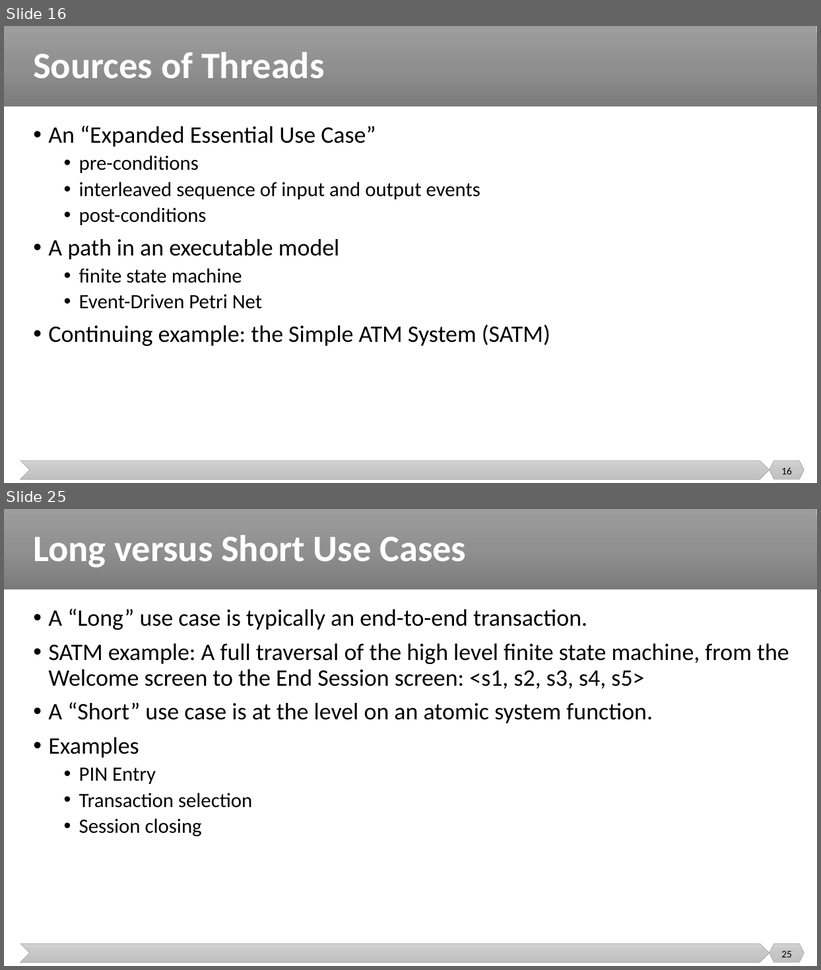
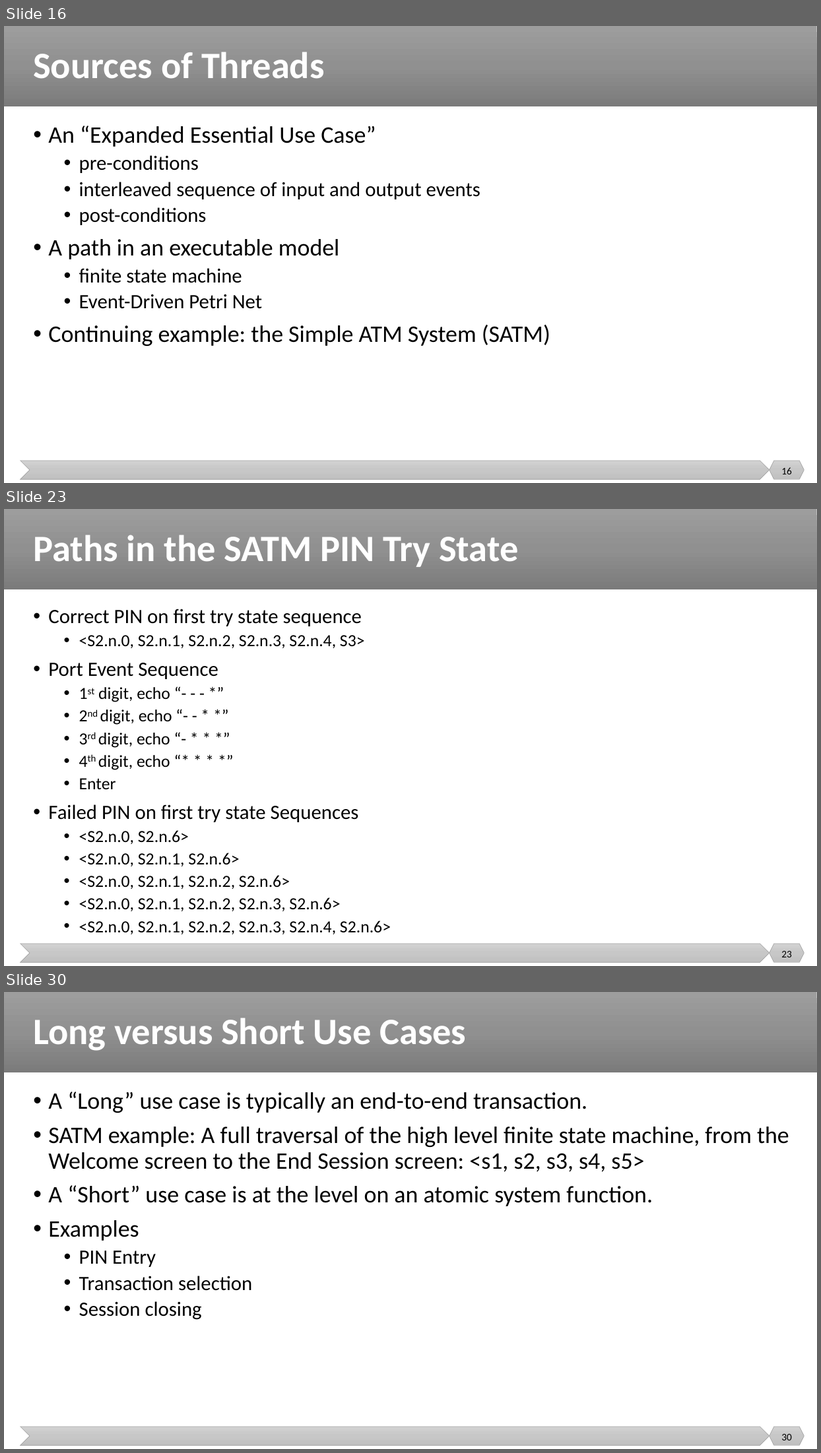
Before and after one commit to malenezi/malenezi, a slide deck: new_SE401/Lectures/8-Integration, System and Regression Testing/System Testing.pptx. Shown one above the other, each under a label of ours: slides 16 and 25 before the commit, slides 16, 23 and 30 after it; the slides between them are not shown. The pictures are 821x970 and 821x1453 pixels, drawn with LibreOffice and Linux fonts; fonts in the diff are those of the drawing. Boxes give left, top, right and bottom in pixels: in the first picture for what was removed or moved away, otherwise in the second. Text is boxed around its words. In the diff, an @@ line names an element or a change of style, - is before the commit and + after.

```diff
--- a/new_SE401/Lectures/8-Integration, System and Regression Testing/System Testing.pptx
+++ b/new_SE401/Lectures/8-Integration, System and Regression Testing/System Testing.pptx
@@ slide 23 added at <box>4,509,817,966</box>, background #FFFFFF; not listed: 3 template elements that a slide beside it also shows @@
@@ title added at <box>33,535,518,567</box>, 44 pt, text #FFFFFF, bold @@
+Paths in the SATM PIN Try State
@@ text added at <box>48,609,391,935</box>, 20 pt, text #000000 @@
+• Correct PIN on first try state sequence
+  • <S2.n.0, S2.n.1, S2.n.2, S2.n.3, S2.n.4, S3>
+• Port Event Sequence
+  • 1st digit, echo “- - - *”
+  • 2nd digit, echo “- - * *”
+  • 3rd digit, echo “- * * *”
+  • 4th digit, echo “* * * *”
+  • Enter
+• Failed PIN on first try state Sequences
+  • <S2.n.0, S2.n.6>
+  • <S2.n.0, S2.n.1, S2.n.6>
+  • <S2.n.0, S2.n.1, S2.n.2, S2.n.6>
+  • <S2.n.0, S2.n.1, S2.n.2, S2.n.3, S2.n.6>
+  • <S2.n.0, S2.n.1, S2.n.2, S2.n.3, S2.n.4, S2.n.6>
@@ page number added at <box>781,951,792,958</box>, 12 pt, text #000000 @@
+23
@@ what was slide 25 is now slide 30 @@
@@ page number at <box>781,1434,792,1441</box>: text changed @@
-25
+30
```
Also in this commit, not shown: 16 slides changed, 5 other slides added, 2 slides removed, 1 other file.
